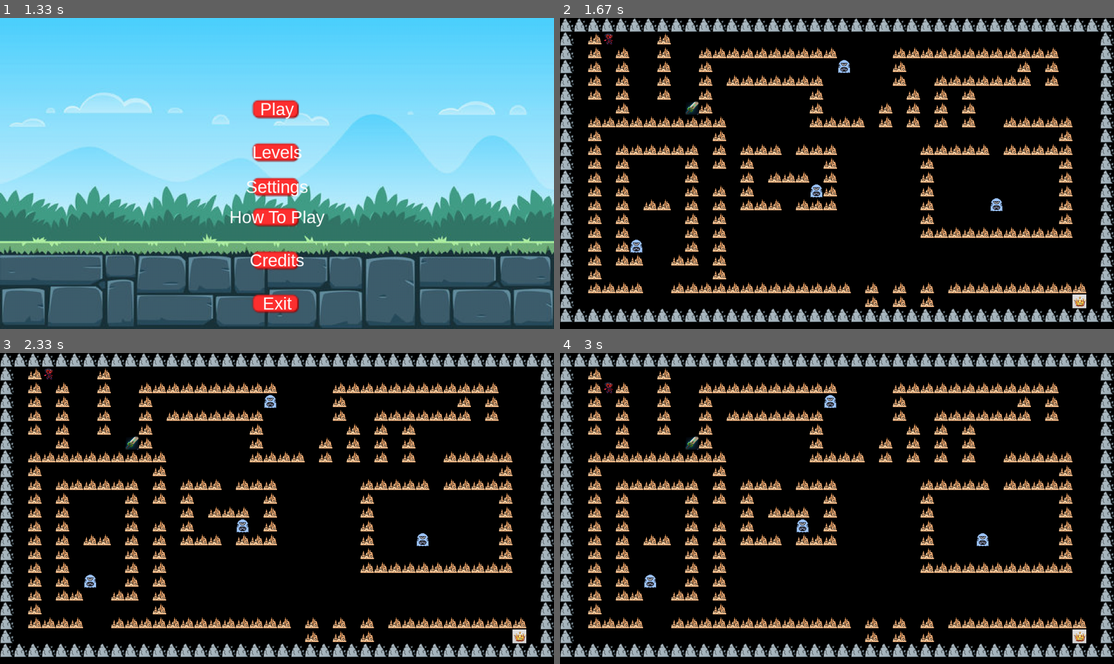
Above: before the commit, frames 1-4 (two rows, left to right).
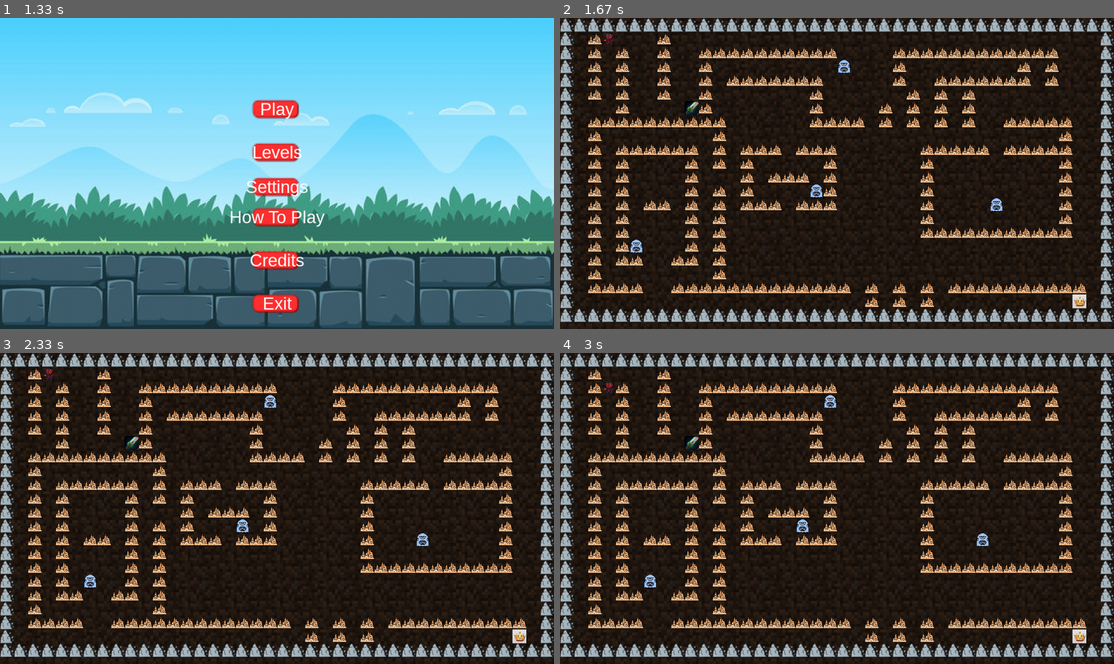
Above: after the commit, the same moments.

Repository: cse442-at-ub/s24semesterproject-we-love-the-company
Game: pygame game, started from src/game/game.py
Same seed, same stepped clock (60 frames per second), same inputs: the game is played once before the commit and once after it.
Inputs (mouse positions are in pixels of both pictures, inside the frame that each line leads up to):
- Up to frame 1 (1.33 s): hold Right 0.33-0.8 s; move the mouse to (254, 185) at 0.37 s
- Up to frame 2 (1.67 s): click "Play" at 1.38 s
- Up to frame 3 (2.33 s): hold Right 1.67-2.13 s; move the mouse to (332, 576) at 1.7 s; hold Left from 2.17 s (still down)
- Up to frame 4 (3 s): release Left at 2.7 s; hold Down from 2.73 s (still down)

Frame 1 is identical in both runs. In frame 2, 66% of the frame differs, in the area x 0-100%, y 0-100%; in frame 3, 66%; in frame 4, 66%.

Commit message:
backgrounds

Diff:
--- a/src/game/Levels/level1.json
+++ b/src/game/Levels/level1.json
@@ -35,5 +35,6 @@
             "name": "sword",
             "image": "proto_sword.png"
         }
-    }
+    },
+    "background": "level1_background.webp"
 }
--- a/src/game/grid_game.py
+++ b/src/game/grid_game.py
@@ -151,6 +151,13 @@
         maze_design = level_data["layout"]
 
         player_added = False
+
+        if "background" in level_data:
+            self.background = AssetCache.get_image(os.path.join(self.path, "Levels", level_data["background"]))
+        else:
+            self.background = AssetCache.get_image(os.path.join(self.path, "Assets", "Cavern_background_5.webp"))
+
+        self.background = pygame.transform.scale(self.background, self.screen.get_size())
 
         # Convert the maze design into objects
         for y, row in enumerate(maze_design):
@@ -315,6 +322,8 @@
     def render(self, gamestate: Gamestate):
         self.screen.fill((0, 0, 0))
 
+        self.screen.blit(self.background, (0, 0))
+
         images_to_render = self.grid.find_object_with_property_type("image")
         for pair in images_to_render:
             ((x,y),image) = pair
Binary file added: src/game/Levels/level1_background.webp
